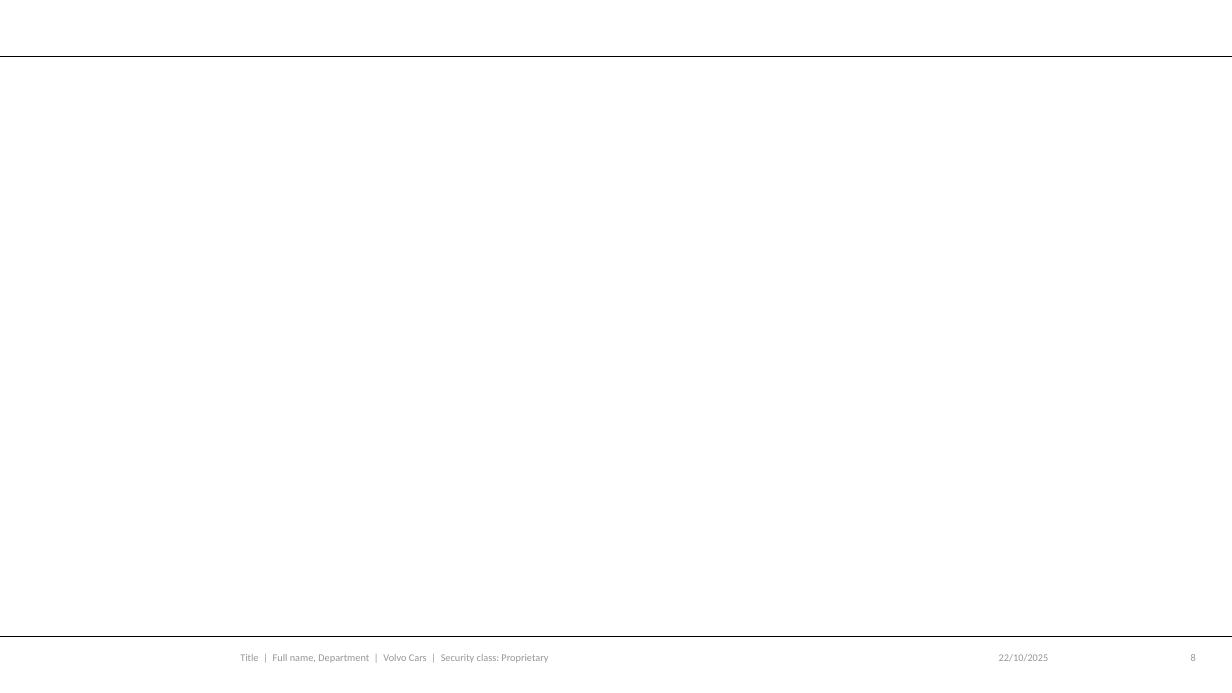
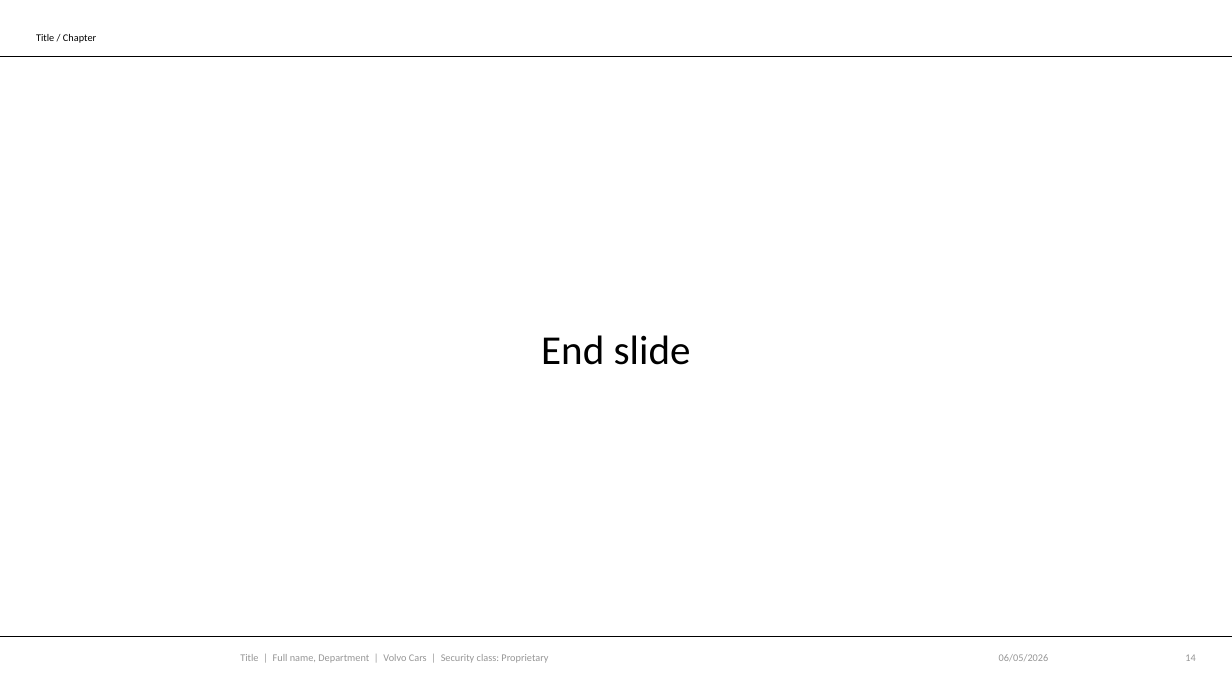
Before and after one commit to niko-vcc/volvo-latex-templates, a slide deck: slide 14 of presentations/ppt/Volvo Cars_PowerPoint Template 2026.potx (slide 8 before the commit). Drawn at 1232x693 pixels with LibreOffice and Linux fonts; fonts in the diff are those of the drawing; background and template pictures are left out. Boxes give left, top, right and bottom in pixels: in the first picture for what was removed or moved away, otherwise in the second. Text is boxed around its words. In the diff, an @@ line names an element or a change of style, - is before the commit and + after.

```diff
--- a/presentations/ppt/Volvo Cars_PowerPoint Template 2026.potx
+++ b/presentations/ppt/Volvo Cars_PowerPoint Template 2026.potx
@@ text added at (36,34,96,43), 8 pt, text #000000 @@
+Title / Chapter
@@ text added at (541,335,691,365), 32 pt, text #000000 @@
+End slide
@@ text at (999,654,1049,661): text changed @@
-22/10/2025
+06/05/2026
@@ page number at (1185,654,1195,661): text changed @@
-8
+14
```
Also in this commit, not shown: 9 other slides changed, 4 slides added.
